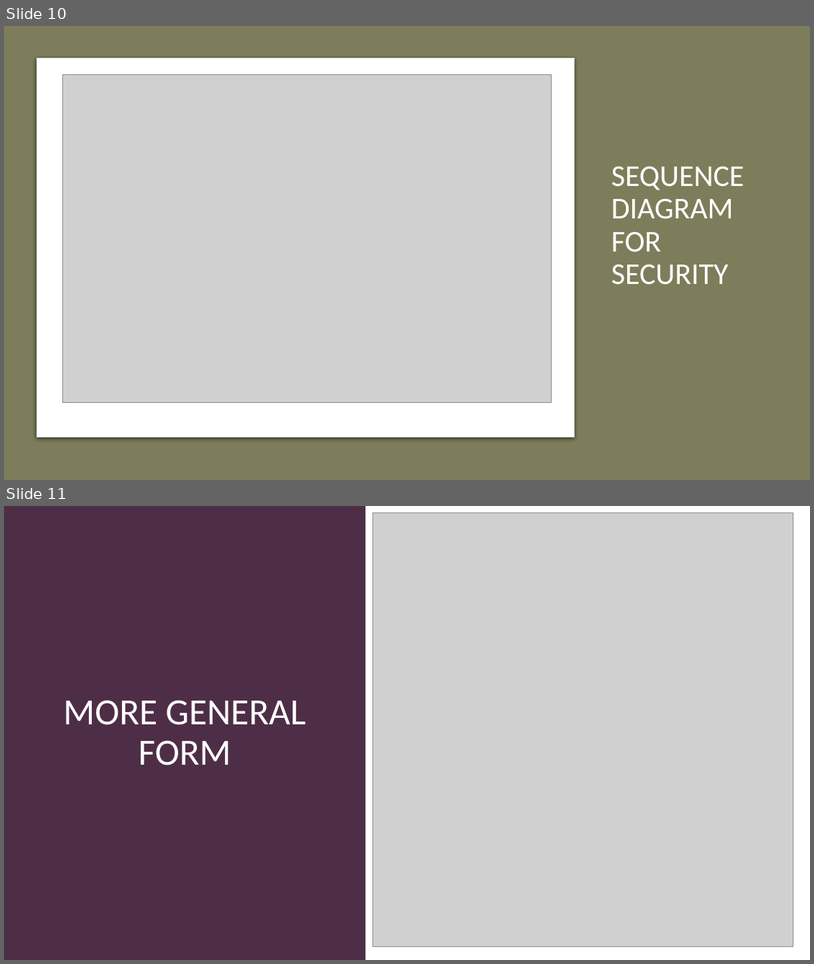
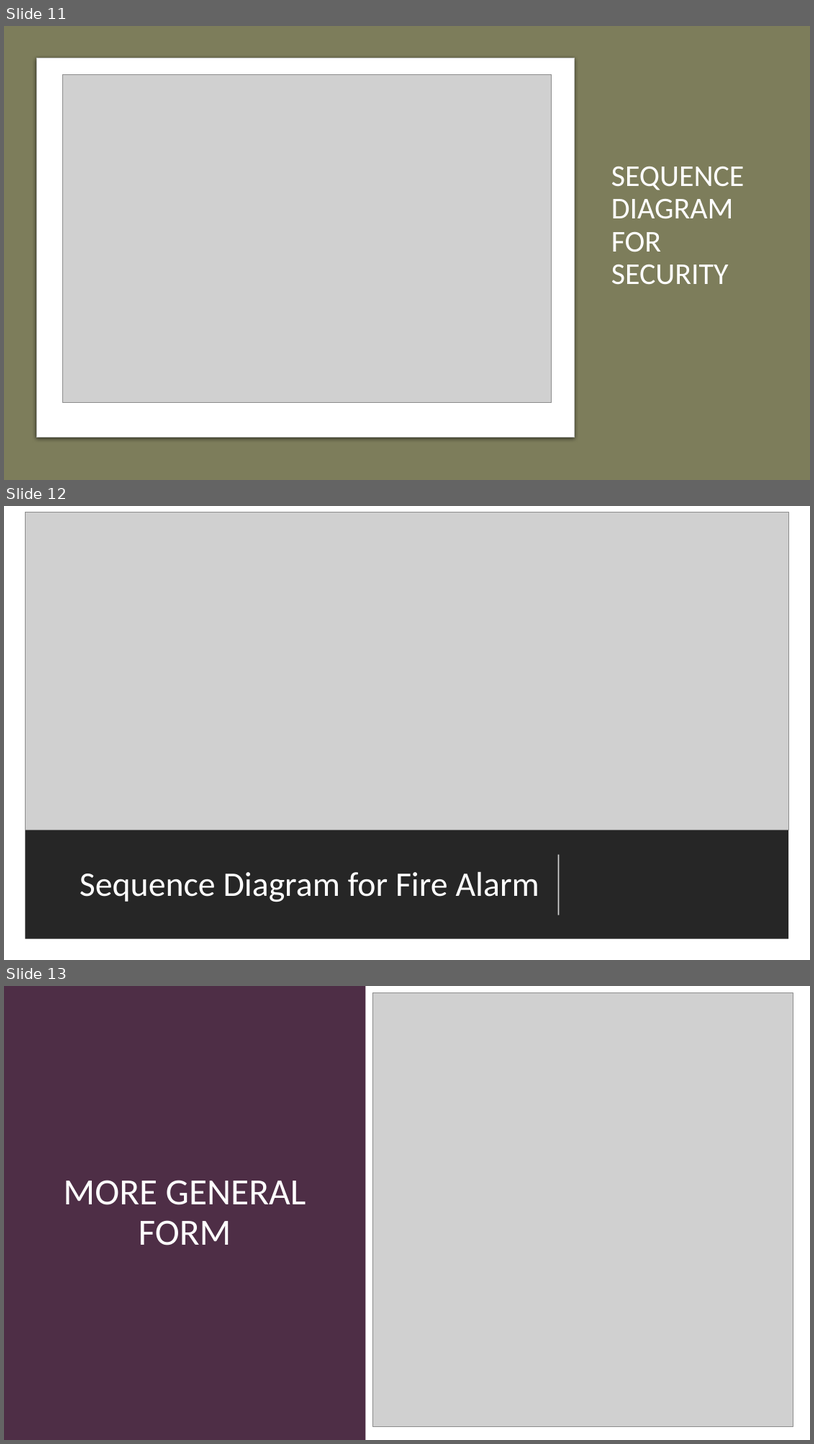
Before and after one commit to Microcontroller-Team-1/winter20-21, a slide deck: Project_Week_7&8/Precise Analysis.pptx. Shown one above the other, each under a label of ours: slides 10 and 11 before the commit, slides 11, 12 and 13 after it. The pictures are 814x964 and 814x1444 pixels, drawn with LibreOffice and Linux fonts; fonts in the diff are those of the drawing; grey boxes stand for pictures. Boxes give left, top, right and bottom in pixels: in the first picture for what was removed or moved away, otherwise in the second. Text is boxed around its words. In the diff, an @@ line names an element or a change of style, - is before the commit and + after.

```diff
--- a/Project_Week_7&8/Precise Analysis.pptx
+++ b/Project_Week_7&8/Precise Analysis.pptx
@@ slide 12 added at <box>4,506,810,960</box>, background #FFFFFF @@
@@ picture added at <box>25,512,790,830</box> @@
@@ rectangle added at <box>25,830,790,939</box>, fill #262626 @@
@@ title added at <box>80,871,540,902</box>, 41 pt, text #FFFFFF @@
+Sequence Diagram for Fire Alarm
@@ line added from (558, 915) to (558, 854), #FFFFFF 1.5 pt @@
@@ what was slide 10 is now slide 11 @@
@@ what was slide 11 is now slide 13 @@
```
Also in this commit, not shown: 2 slides changed, 1 other slide added.
